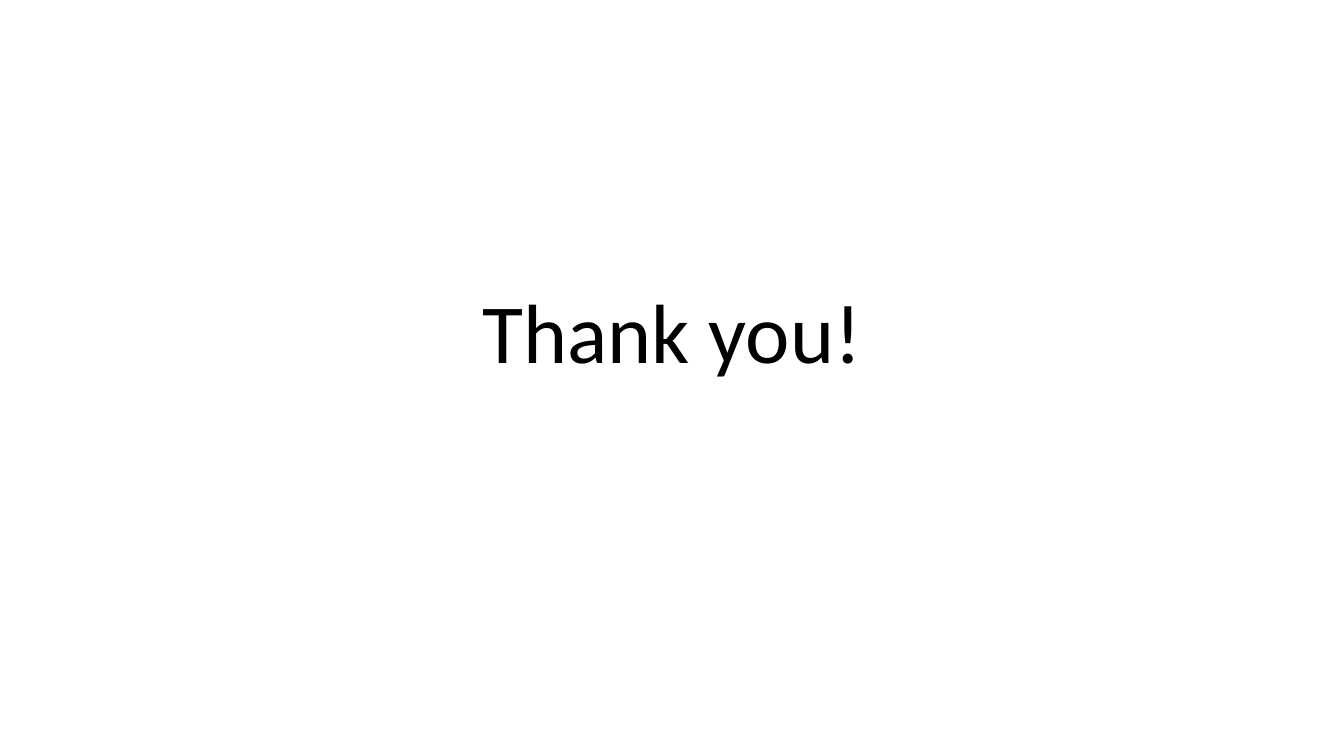
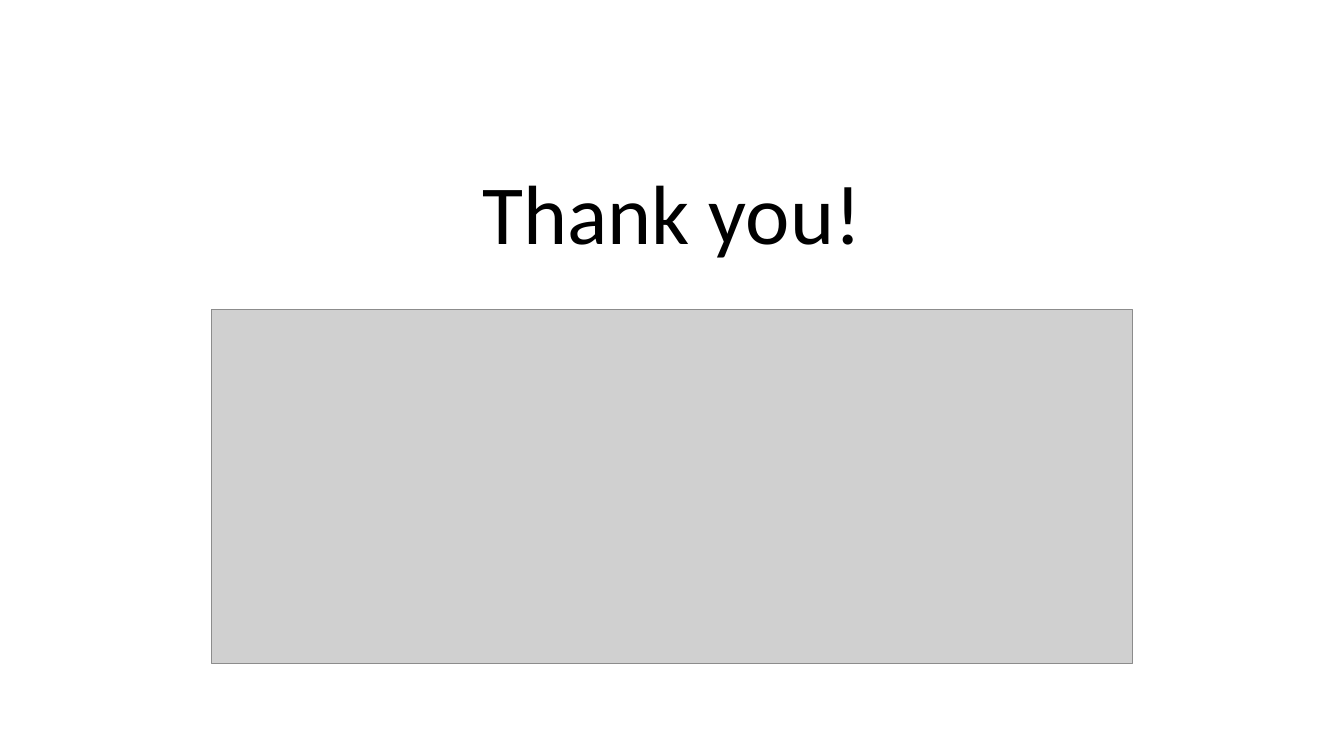
Before and after one commit to lironcohen8/Gender_Bias_in_Job_Descriptions, a slide deck: slide 17 of final presentation/Final presentation Team 5.pptx. Drawn at 1344x756 pixels with LibreOffice and Linux fonts; fonts in the diff are those of the drawing; grey boxes stand for pictures; background and template pictures are left out. Boxes give left, top, right and bottom in pixels: in the first picture for what was removed or moved away, otherwise in the second. Text is boxed around its words. In the diff, an @@ line names an element or a change of style, - is before the commit and + after.

```diff
--- a/final presentation/Final presentation Team 5.pptx
+++ b/final presentation/Final presentation Team 5.pptx
@@ title "Thank you!": place and size @@
-title "Thank you!" at [482,304,862,377]
+title "Thank you!" at [482,185,862,258]
@@ picture added at [211,310,1132,663] @@
```
Also in this commit, not shown: 6 other slides changed, 3 other files.
